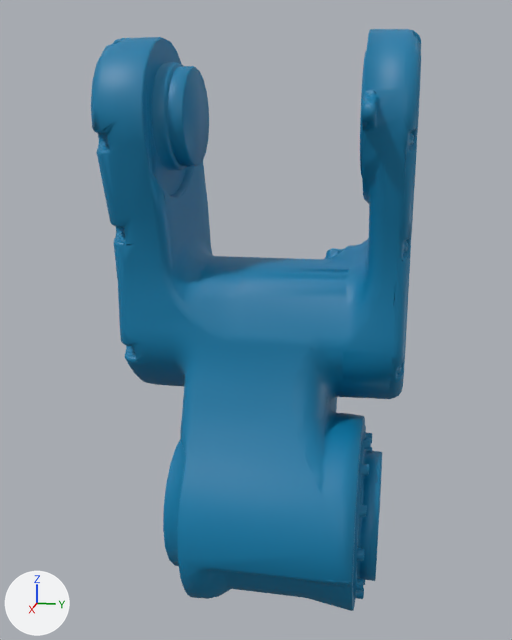
An edit to the COLLADA model motoman_gp4_support/meshes/gp4/collision/link_2_l.dae, drawn before and after from the same camera.
Both versions are drawn from a camera (50 mm lens) standing at (0.444, 0.086, 0.243) and looking at (-0.014, -0.005, 0.128). Every picture has the same lights, and +X, +Y and +Z are marked at lower left. Where no turn or scale is listed for an object, it has been applied to the vertices.

The first picture shows 'mesh_shell_11__LOD_0_.002'.
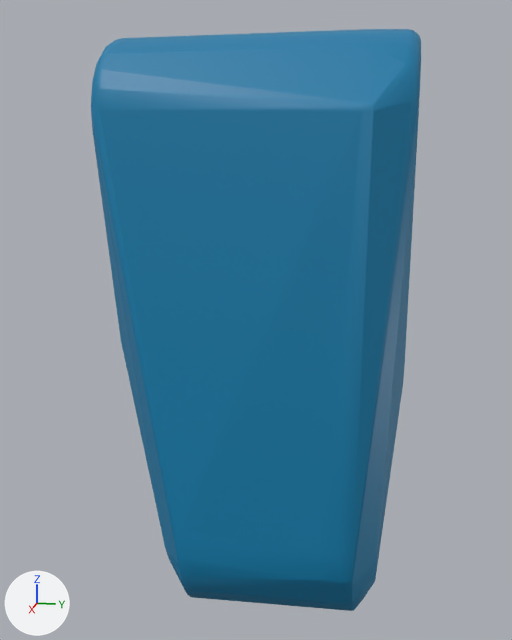
What the commit changed:
me_polygons_003 is used by ob_mesh_shell_11__lod_0__002; location (0.0, 0.0, -0.33).
me_polygons_003 had 5640 vertices, 11026 faces and spanned x -0.093..0.066, y -0.092..0.094, z 0.264..0.637.
me_polygons_003 now has 479 vertices, 954 faces and spans x -0.093..0.066, y -0.092..0.094, z 0.264..0.637.
me_polygons_003 part 1: 1 vertex moved within x -0.086, y 0.093, z 0.446; 5115 vertices removed from x -0.093..0.066, y -0.092..0.094, z 0.265..0.637.

Location of each change, (x1, y1, x2, y2) in pixels of the pictures (512 x 640 px):
part 1 of me_polygons_003, cut back (blue): before (92, 29, 421, 611)
